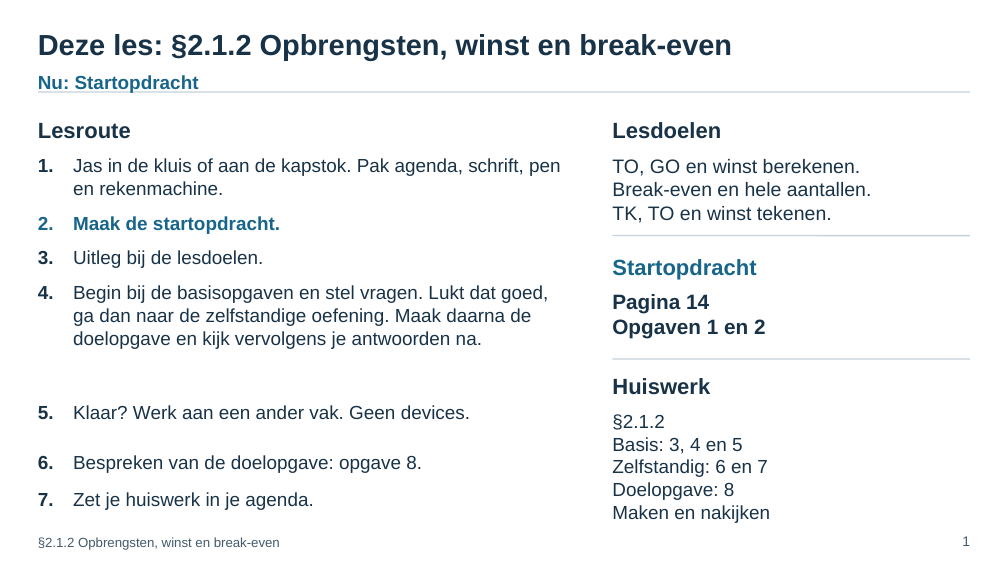
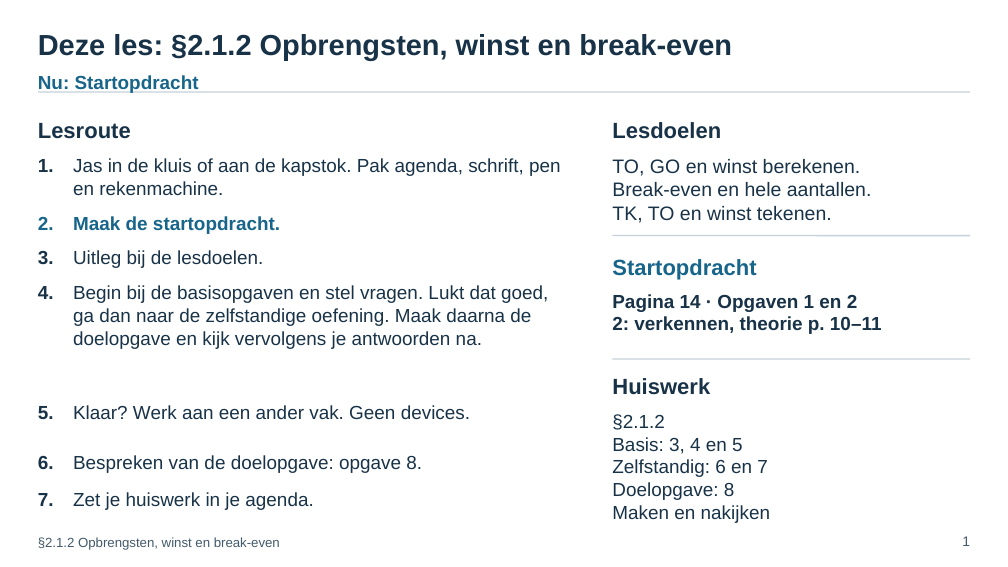
Before and after one commit to meijer1973/4veco-lessen, a slide deck: slide 1 of Boek 2 - Kosten, opbrengsten, elasticiteit en surplus/edities/chat-2026/bronnen/H1/paragrafen/2.1.2 Opbrengsten, winst en break-even/2.1.2 Opbrengsten, winst en break-even – presentatie.pptx. Drawn at 1008x567 pixels with LibreOffice and Linux fonts; fonts in the diff are those of the drawing. Boxes give left, top, right and bottom in pixels: in the first picture for what was removed or moved away, otherwise in the second. Text is boxed around its words. In the diff, an @@ line names an element or a change of style, - is before the commit and + after.

```diff
--- a/Boek 2 - Kosten, opbrengsten, elasticiteit en surplus/edities/chat-2026/bronnen/H1/paragrafen/2.1.2 Opbrengsten, winst en break-even/2.1.2 Opbrengsten, winst en break-even – presentatie.pptx
+++ b/Boek 2 - Kosten, opbrengsten, elasticiteit en surplus/edities/chat-2026/bronnen/H1/paragrafen/2.1.2 Opbrengsten, winst en break-even/2.1.2 Opbrengsten, winst en break-even – presentatie.pptx
@@ text at (x1=612, y1=294, x2=882, y2=334): text changed; size 24.8 to 22.5 pt @@
-Pagina 14
-Opgaven 1 en 2
+Pagina 14 · Opgaven 1 en 2
+2: verkennen, theorie p. 10–11
```
Also in this commit, not shown: 2 other slides changed, 11 other files.
